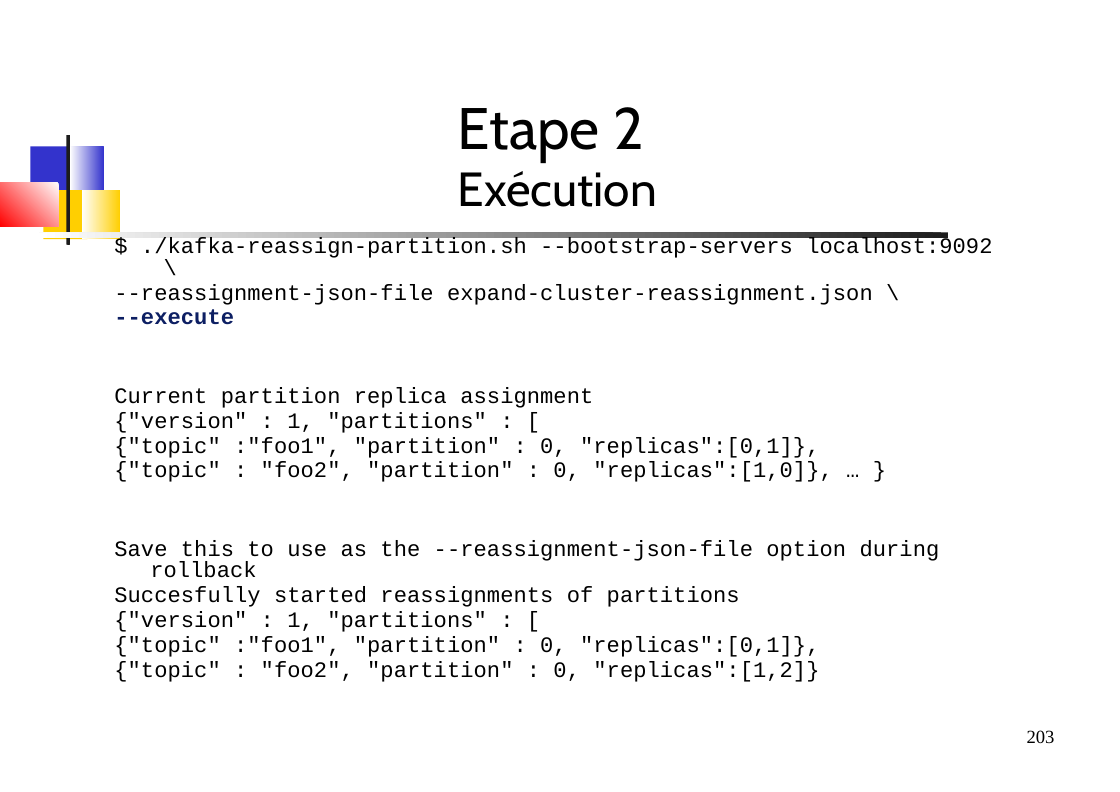
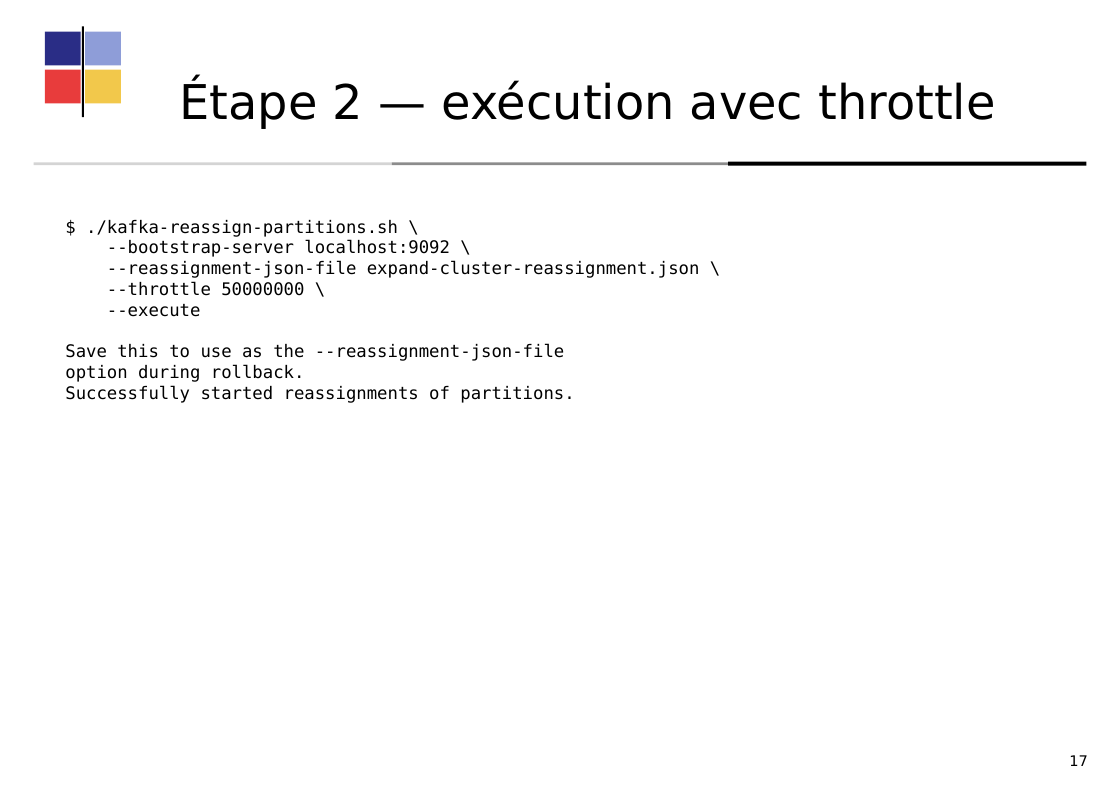
Before and after one commit to dthibau/kafka, a slide deck: slide 213 of KafkaAdmin.odp (slide 203 before the commit). Drawn at 1120x792 pixels with LibreOffice and Linux fonts; fonts in the diff are those of the drawing. Boxes give left, top, right and bottom in pixels: in the first picture for what was removed or moved away, otherwise in the second. Text is boxed around its words. In the diff, an @@ line names an element or a change of style, - is before the commit and + after.

```diff
--- a/KafkaAdmin.odp
+++ b/KafkaAdmin.odp
@@ line added from (82, 27) to (83, 117), #000000 1.5 pt @@
@@ rectangle added at (x1=45, y1=32, x2=80, y2=65), fill #2A2D86 @@
@@ rectangle added at (x1=85, y1=32, x2=121, y2=65), fill #8E9DD8 @@
@@ rectangle added at (x1=45, y1=70, x2=80, y2=103), fill #E83C3C @@
@@ rectangle added at (x1=85, y1=70, x2=121, y2=103), fill #F2C84B @@
@@ text added at (x1=179, y1=80, x2=995, y2=129), 36 pt, text #000000 @@
+Étape 2 — exécution avec throttle
@@ title removed at (x1=458, y1=107, x2=657, y2=207) @@
-Etape 2
-Exécution
@@ line added from (34, 164) to (392, 164), #D4D4D4 2.01 pt @@
@@ line added from (392, 164) to (728, 164), #8C8C8C 2.01 pt @@
@@ line added from (728, 164) to (1086, 164), #000000 3 pt @@
@@ group removed at (x1=0, y1=135, x2=949, y2=245): 5 freeform shapes, 2 rounded rectangles @@
@@ text "$ ./kafka-reassign-partitions.sh \" moved from (x1=114, y1=238, x2=992, y2=682) to (x1=65, y1=220, x2=700, y2=403) @@
@@ text at (x1=86, y1=220, x2=450, y2=257): text changed; size 16.6 to 13 pt; font Courier New to DejaVu Sans Mono @@
-$ ./kafka-reassign-partition.sh --bootstrap-servers localhost:9092 \
+$ ./kafka-reassign-partitions.sh \
+--bootstrap-server localhost:9092 \
@@ text at (x1=107, y1=261, x2=700, y2=317): size 16.6 to 13 pt, font Courier New to DejaVu Sans Mono in "--reassignment-json-file expand-cluster-reassignment.json \", "--execute"; text colour #0D1F63 to #000000, bold off in "--execute"; indent changed; line spacing 0.8 to 1; less space between paragraphs; line spacing 0.76 to 1 @@
@@ text at (x1=107, y1=281, x2=304, y2=296): paragraph added @@
+--throttle 50000000 \
@@ text at (x1=65, y1=344, x2=574, y2=403): text changed; size 16.6 to 13 pt; font Courier New to DejaVu Sans Mono @@
-Current partition replica assignment
-{"version" : 1, "partitions" : [
-{"topic" :"foo1", "partition" : 0, "replicas":[0,1]},
-{"topic" : "foo2", "partition" : 0, "replicas":[1,0]}, … }
-Save this to use as the --reassignment-json-file option during rollback
-Succesfully started reassignments of partitions
-{"version" : 1, "partitions" : [
-{"topic" :"foo1", "partition" : 0, "replicas":[0,1]},
-{"topic" : "foo2", "partition" : 0, "replicas":[1,2]}
+Save this to use as the --reassignment-json-file
+option during rollback.
+Successfully started reassignments of partitions.
@@ page number removed at (x1=1027, y1=730, x2=1055, y2=743) @@
-203
@@ text added at (x1=1069, y1=755, x2=1088, y2=766), 11 pt, text #000000 @@
+17
```
Also in this commit, not shown: 55 other slides changed, 98 slides added, 73 slides removed, 23 other files.
